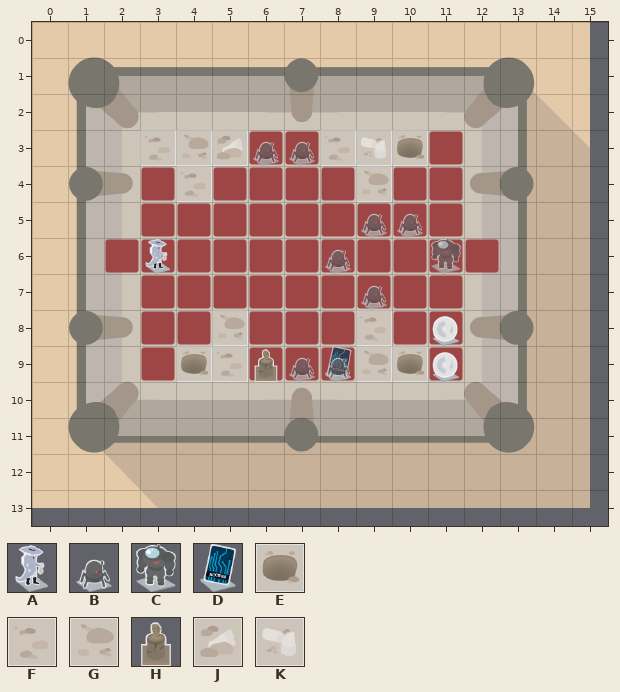
Tiled map -- src/resources/maps-v2/level-11.tmx. The first picture shows the starting point.
Cells are 75x75 px. Shown: x 0..15, y 0..13. Not drawn, because the pictures are missing: unchanged layer "Decorations".
Key: from "assets": A 0 "START", B 2 "ENEMY", C 5, D 11 "KEY", E 26 "WALL", F 35 "WALL", G 44 "WALL", H 51 "WALL", J 52 "WALL", K 53 "WALL".
_ is an empty cell.
Objects are placed by their top-left corner, in cells (3,4 is the top-left corner of cell 3,4); size is 1x1 cell unless given.
Layers that did not change in this view are not listed.
Layer "Assets" before, first column x 0:
 0 ________________
 1 ________________
 2 ________________
 3 ___FGJ__FKE_____
 4 ____F____G______
 5 ________________
 6 ___A____________
 7 ________________
 8 _____G___F______
 9 ____EFH__GE_____
10 ________________
11 ________________
12 ________________
13 ________________
Objects on layer "Random Key" before:
D "KEY" at 8,9
Objects on layer "Random Enemies" before:
B "ENEMY" at 6,3
B "ENEMY" at 7,3
B "ENEMY" at 9,5
B "ENEMY" at 10,5
C at 11,6
B "ENEMY" at 8,6
B "ENEMY" at 9,7
B "ENEMY" at 7,9
B "ENEMY" at 8,9
Now the later version:
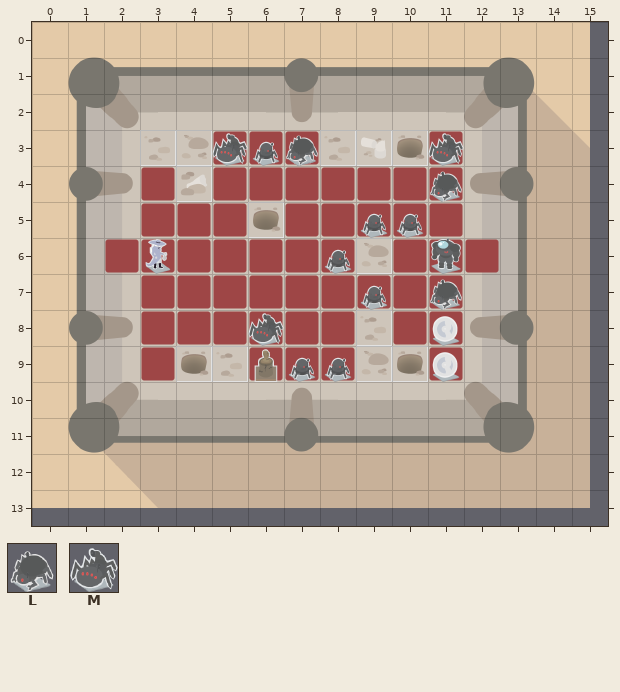
Further tiles: from "assets": L 3 "SCRAMBLE_ENEMY", M 4.
From old to new:
layer "Random Enemies" opacity 69% -> 100%
Layer "Assets":
The edit adds tile E in row 5 at x 6.
The edit adds tile G in row 6 at x 9.
Tile F gives way to tile J in row 4 at x 4.
Tile G is gone in row 4 at x 9; in row 8 at x 5.
Tile J is gone in row 3 at x 5.
Layer "Random Key" (now hidden):
Object D "KEY" at 8,9 is removed.
Layer "Random Enemies":
A new object: M at 5,3.
A new object: M at 11,3.
A new object: M at 6,8.
Layer "Scramble Enemies" (added):
A new object: L "SCRAMBLE_ENEMY" at 7,3.
A new object: L "SCRAMBLE_ENEMY" at 11,4.
A new object: L "SCRAMBLE_ENEMY" at 11,7.
